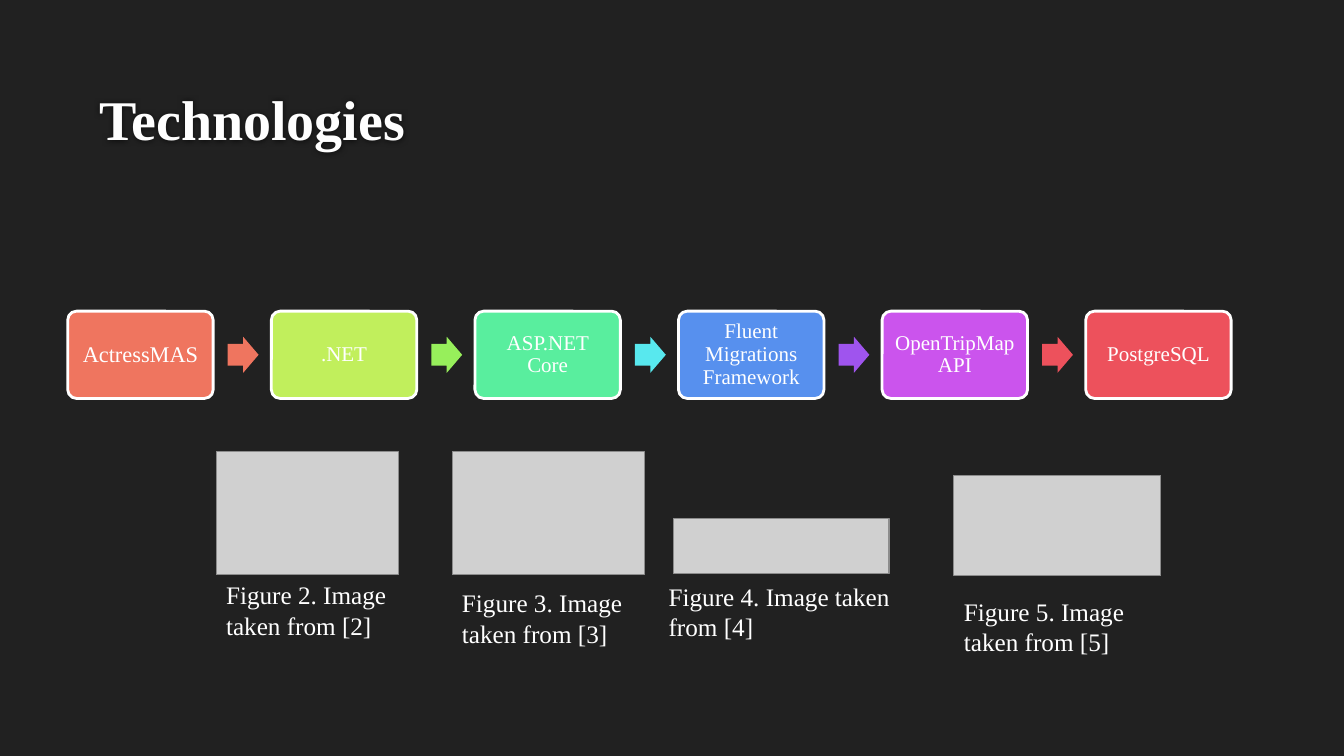
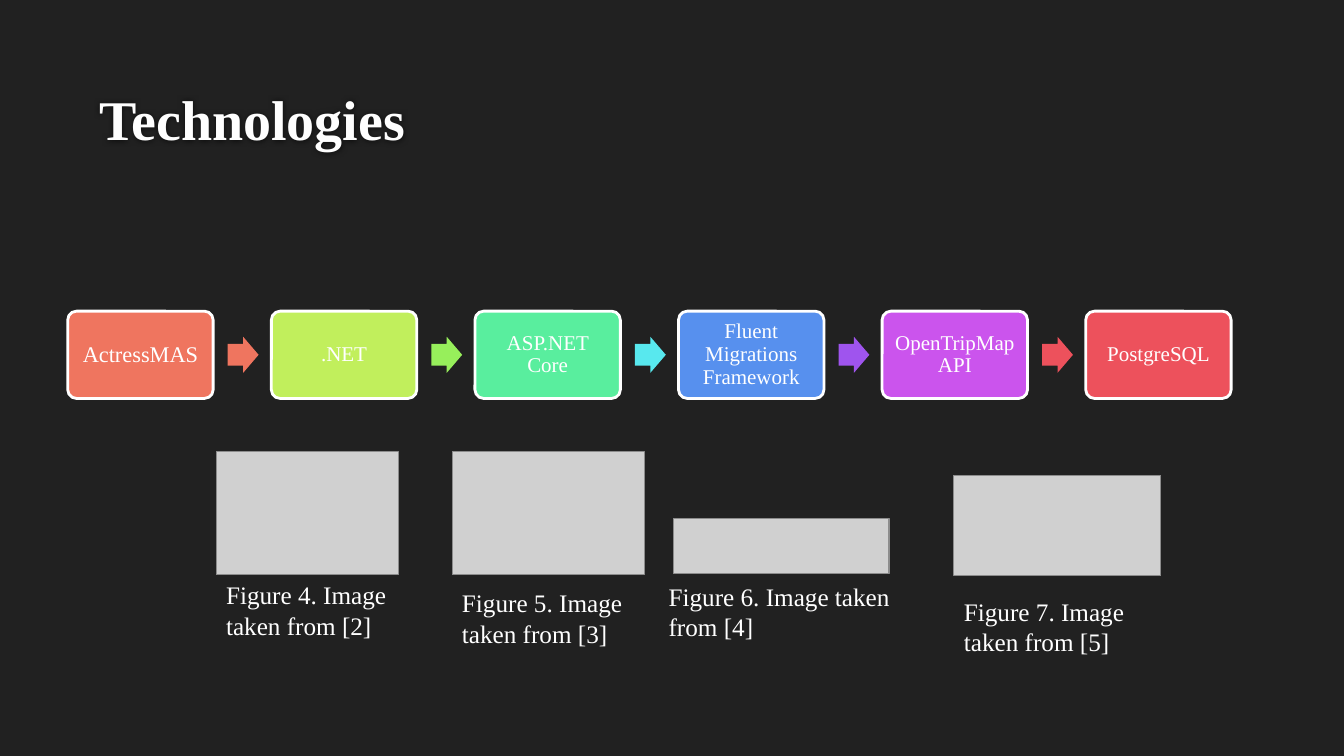
Before and after one commit to theRomanianWarrior/dissertation, a slide deck: slide 7 of presentation.pptx. Drawn at 1344x756 pixels with LibreOffice and Linux fonts; fonts in the diff are those of the drawing; grey boxes stand for pictures; background and template pictures are left out. Boxes give left, top, right and bottom in pixels: in the first picture for what was removed or moved away, otherwise in the second. Text is boxed around its words. In the diff, an @@ line names an element or a change of style, - is before the commit and + after.

```diff
--- a/presentation.pptx
+++ b/presentation.pptx
@@ text at [226, 587, 386, 639]: text changed @@
-Figure 2. Image taken from [2]
+Figure 4. Image taken from [2]
@@ text at [462, 595, 622, 647]: text changed @@
-Figure 3. Image taken from [3]
+Figure 5. Image taken from [3]
@@ text at [669, 588, 890, 640]: text changed @@
-Figure 4. Image taken from [4]
+Figure 6. Image taken from [4]
@@ text at [964, 604, 1124, 655]: text changed @@
-Figure 5. Image taken from [5]
+Figure 7. Image taken from [5]
```
Also in this commit, not shown: 2 other slides changed, 1 other file.
